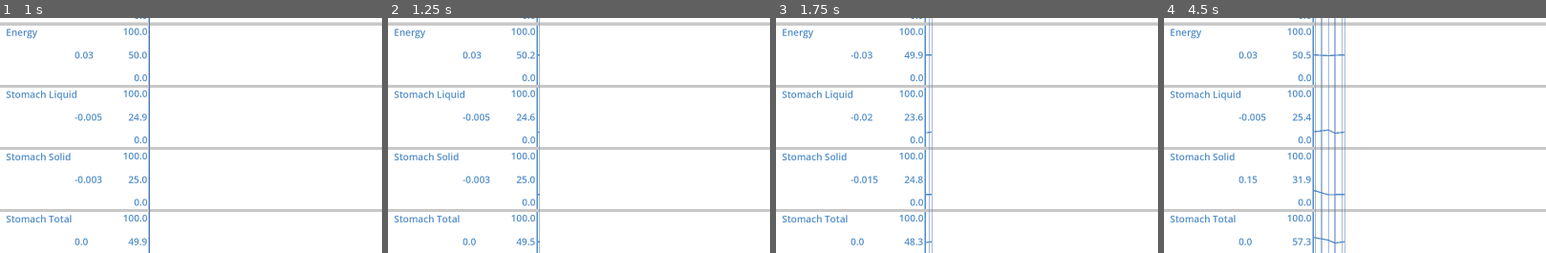
Above: before the commit, frames 1-4 (left to right).
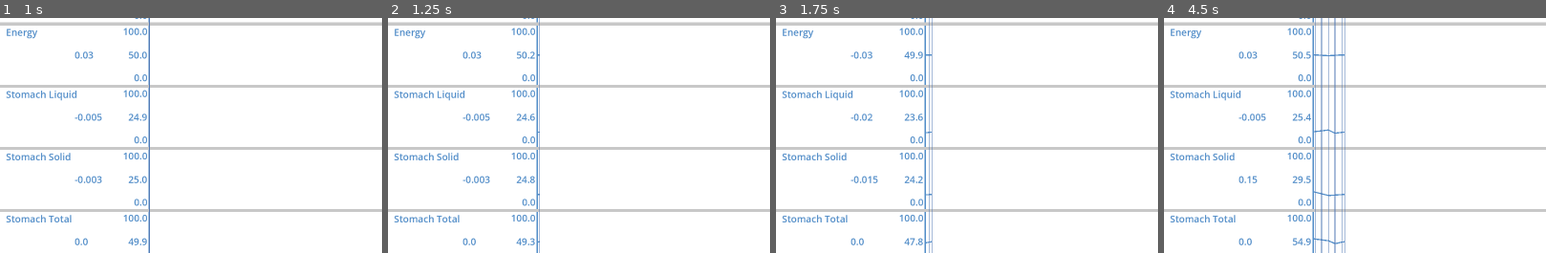
Above: after the commit, the same moments.

Repository: steampunkmind/mitw-action-influence-bench
Game: Godot game, scene res://bench.tscn
Two runs of this game, one before a commit and one after it. Both use one fixed random seed, a clock stepped at 60 frames per second and the inputs below.
Inputs:
- Up to frame 1 (1 s): click "Sit" at 0.5 s
- Up to frame 2 (1.25 s): no input
- Up to frame 3 (1.75 s): click "Walk" at 1.25 s
- Up to frame 4 (4.5 s): click "Drink" at 2 s; click "Eat" at 2.75 s; click "Pee" at 3.5 s; click "Poo" at 4.25 s
The pictures show only the part of the screen within x 0-50%, y 41-91%; the shares and areas given below are measured in that part.

Frame 1 is identical in both runs. In frame 2, less than 0.1% of the frame differs, in the area x 35-40%, y 67-96%; in frame 3, less than 0.1%; in frame 4, 0.3%, in the area x 33-47%, y 67-97%.

Commit message:
Set up the remaining formulas for the current model.

Diff:
--- a/bench.tscn
+++ b/bench.tscn
@@ -100,7 +100,8 @@
 "value": 25.0
 }, {
 "formulas": {
-"Max Limit": ["Stomach Total"]
+"Max Limit": ["Stomach Total"],
+"Outflow Percent": 0.001
 },
 "max": 100.0,
 "min": 0.0,
@@ -126,6 +127,12 @@
 "name": "Bladder",
 "value": 0.0
 }, {
+"formulas": {
+"Inflow Percent": [{
+"inflow_percent": 0.001,
+"signal_name": "Stomach Solid"
+}]
+},
 "max": 100.0,
 "min": 0.0,
 "name": "Bowels",
@@ -141,6 +148,7 @@
 action_array = Array[Dictionary]([{
 "influences": {
 "Bladder": 0.0,
+"Bowels": 0.0,
 "Energy": 0.03,
 "Mood": -0.03,
 "Stomach Liquid": -0.005,
@@ -150,6 +158,7 @@
 }, {
 "influences": {
 "Bladder": 0.0,
+"Bowels": 0.0,
 "Energy": -0.03,
 "Mood": 0.03,
 "Stomach Liquid": -0.02,
@@ -159,12 +168,15 @@
 }, {
 "influences": {
 "Bladder": 0.0,
-"Stomach Liquid": 0.3
+"Bowels": 0.0,
+"Stomach Liquid": 0.3,
+"Stomach Solid": -0.003
 },
 "name": "Drink"
 }, {
 "influences": {
 "Bladder": 0.0,
+"Bowels": 0.0,
 "Energy": 0.03,
 "Mood": 0.03,
 "Stomach Liquid": -0.005,
@@ -177,6 +189,9 @@
 },
 "name": "Pee"
 }, {
+"influences": {
+"Bowels": -0.2
+},
 "name": "Poo"
 }])
 action_button_template = NodePath("ActionButtonTemplate")
